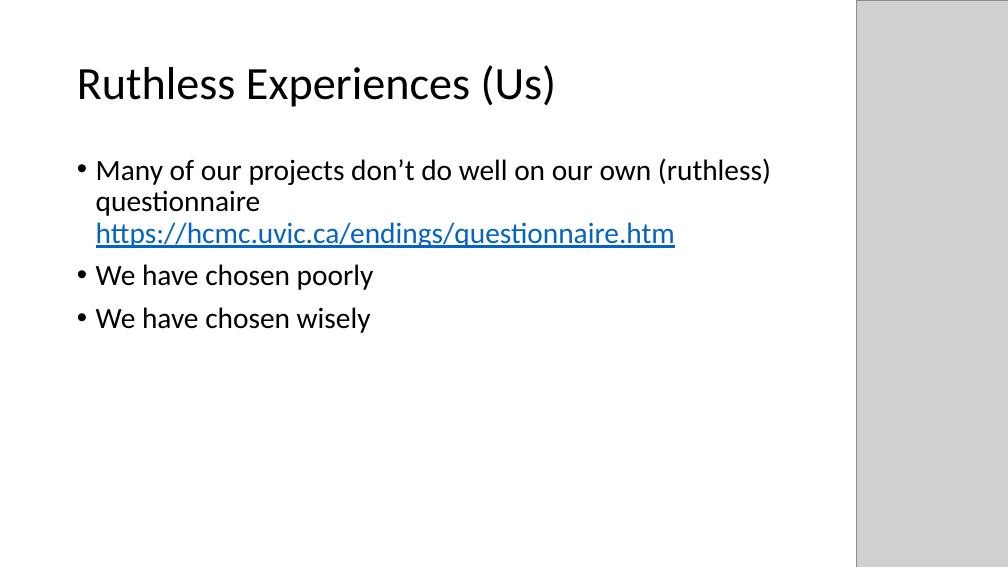
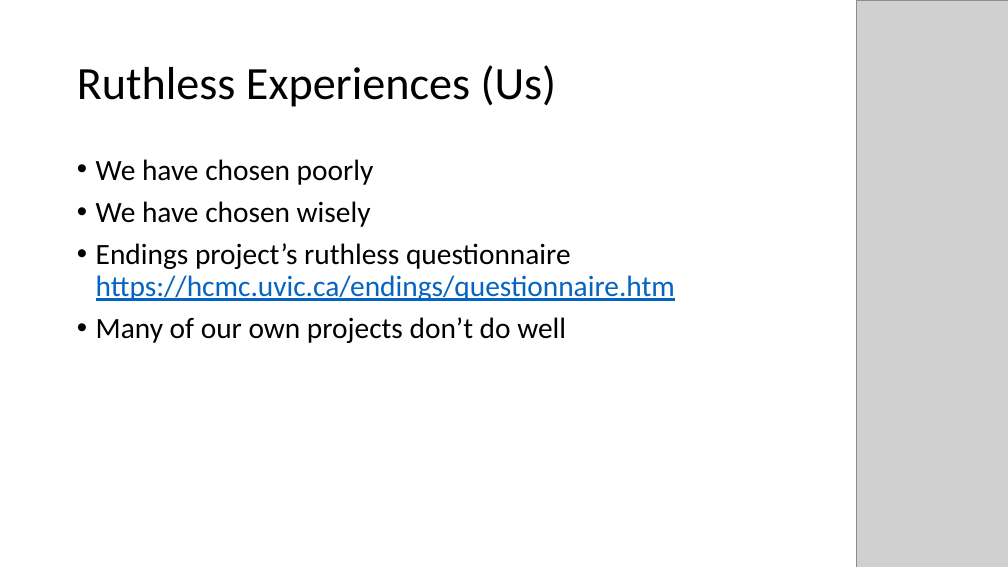
Before and after one commit to projectEndings/Endings, a slide deck: slide 6 of presentations/DH_2019/EndingsPanelPresentation.pptx. Drawn at 1008x567 pixels with LibreOffice and Linux fonts; fonts in the diff are those of the drawing; grey boxes stand for pictures. Boxes give left, top, right and bottom in pixels: in the first picture for what was removed or moved away, otherwise in the second. Text is boxed around its words. In the diff, an @@ line names an element or a change of style, - is before the commit and + after.

```diff
--- a/presentations/DH_2019/EndingsPanelPresentation.pptx
+++ b/presentations/DH_2019/EndingsPanelPresentation.pptx
@@ text at (x1=96, y1=158, x2=771, y2=248): paragraph removed @@
-• Many of our projects don’t do well on our own (ruthless) questionnaire
-  https://hcmc.uvic.ca/endings/questionnaire.htm
@@ text at (x1=96, y1=243, x2=675, y2=343): paragraphs added @@
+• Endings project’s ruthless questionnaire
+  https://hcmc.uvic.ca/endings/questionnaire.htm
+• Many of our own projects don’t do well
```
Also in this commit, not shown: 6 other slides changed.
